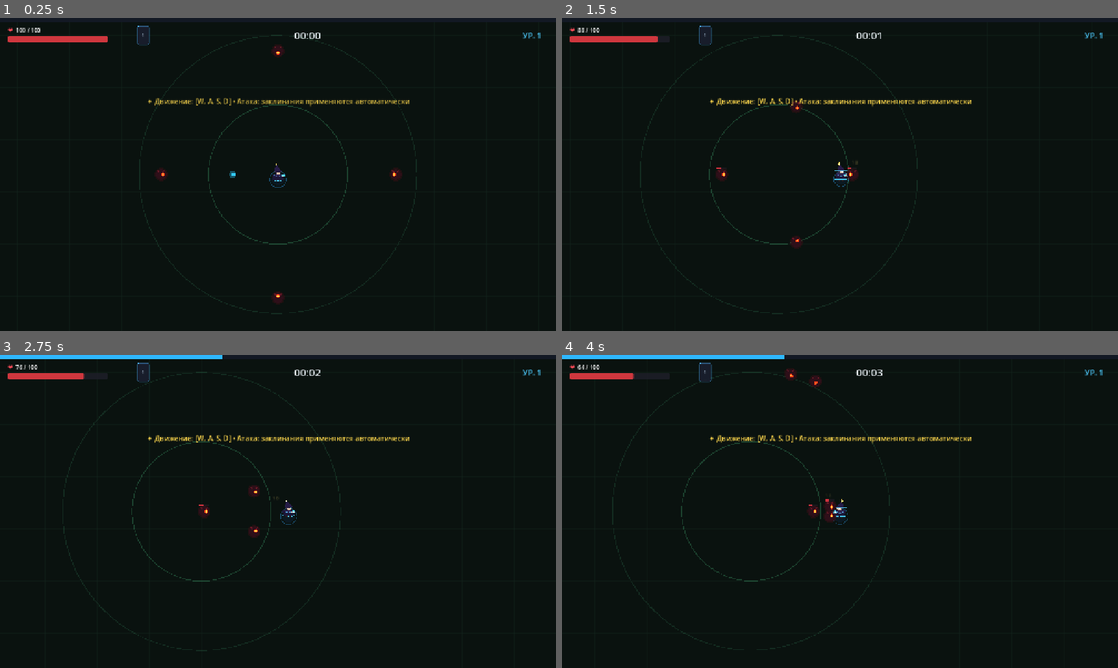
Above: before the commit, frames 1-4 (two rows, left to right).
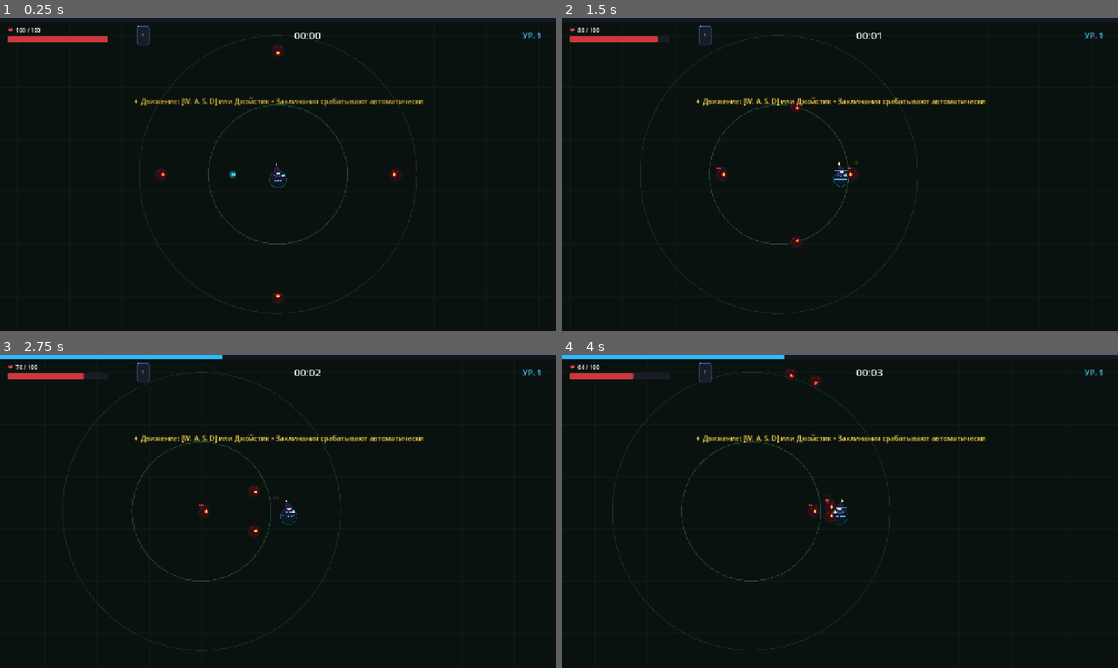
Above: after the commit, the same moments.

Repository: VPodolski/Veymora-Survivors
Game: Godot game, scene res://scenes/main/main.tscn
The game is run twice, just before and just after one commit, with the same random seed, the same clock (stepped at 60 frames per second) and the same inputs. This scene is started directly instead of the project's main scene.
Inputs (mouse positions are in pixels of both pictures, inside the frame that each line leads up to):
- Up to frame 1 (0.25 s): no input
- Up to frame 2 (1.5 s): tap Enter at 0.5 s; move the mouse to (962, 158) at 0.52 s; hold D (move_right) 0.53-1.25 s; click (962, 158) at 0.67 s; drag from (728, 190) to (862, 171) at 1.27 s
- Up to frame 3 (2.75 s): move the mouse to (333, 442) at 2.02 s; hold D (move_right) from 2.03 s (still down)
- Up to frame 4 (4 s): release D (move_right) at 2.75 s; drag from (812, 574) to (817, 492) at 2.77 s; move the mouse to (1006, 558) at 3.52 s; hold A (move_left) from 3.53 s (still down)

The runs differ from the first frame. In frame 1, 0.6% of the frame differs, in the area x 24-77%, y 25-29%; in frame 2, 0.6%; in frame 3, 0.6%; in frame 4, 0.6%.

Commit message:
fix(localization): ensure 100% dictionary parity and eliminate hardcoded UI strings

Diff:
--- a/scripts/game/localization_manager.gd
+++ b/scripts/game/localization_manager.gd
@@ -123,6 +123,52 @@
 		"second_chance_btn_watch": "✦ ВОСКРЕСНУТЬ ЗА ПРОСМОТР",
 		"second_chance_btn_decline": "Завершить забег",
 
+		# Level formats
+		"lvl_format": "Ур. %d",
+		"lvl_prefix": "УР. %d",
+
+		# Synergies
+		"syn_resonance_name": "Чародейский резонанс",
+		"syn_resonance_desc": "Удар арканом по заряженной цели вызывает взрывной резонанс",
+		"syn_frost_shatter_name": "Ледяные осколки",
+		"syn_frost_shatter_desc": "Удар льдом по замедленной цели раскалывает её на осколки",
+		"syn_lightning_chain_name": "Грозовая дуга",
+		"syn_lightning_chain_desc": "Цепной разряд молнии между заряженными целями",
+		"syn_unstable_explosion_name": "Взрыв нестабильности",
+		"syn_unstable_explosion_desc": "Гибель помеченного врага взрывает область вокруг него",
+		"syn_steam_rift_name": "Паровой разлом",
+		"syn_steam_rift_desc": "Огненный урон по замедленной цели образует облако пара",
+		"syn_thermal_conflagration_name": "Термодинамическая перегрузка",
+		"syn_thermal_conflagration_desc": "Огонь по заряженному статикой врагу вызывает детонацию",
+		"syn_soul_harvest_name": "Жатва душ",
+		"syn_soul_harvest_desc": "Поглощение жизненной силы павших врагов",
+		"syn_returning_pierce_name": "Возвратный разлом",
+		"syn_returning_pierce_desc": "Снаряды пронзают врагов и возвращаются к магу",
+
+		# Codex / Archive
+		"codex_sec_spells": "БАЗОВЫЕ ЗАКЛИНАНИЯ (%d/%d)",
+		"codex_sec_evolutions": "ВЫСШИЕ ЭВОЛЮЦИИ (%d/%d)",
+		"codex_sec_synergies": "МАГИЧЕСКИЕ СИНЕРГИИ И РЕАКЦИИ (%d/%d)",
+		"codex_sec_artifacts": "АРТЕФАКТЫ И РЕЛИКВИИ (%d/%d)",
+		"codex_sec_atlas": "АТЛАС РАЗЛОМОВ: ИСПЫТАНИЯ И НАГРАДЫ (%d/%d)",
+		"codex_unknown_spell": "??? Неизведанное заклинание",
+		"codex_unknown_spell_desc": "Используйте свитки и повышайте уровень, чтобы открыть эту школу магии.",
+		"codex_unknown_evo": "??? Скрытая трансмутация",
+		"codex_unknown_evo_desc": "Требуется заклинание 5-го уровня и резонирующий артефакт.",
+		"codex_unknown_syn": "??? Скрытая комбинация стихий",
+		"codex_unknown_syn_desc": "Комбинируйте эффекты разных стихий в бою, чтобы раскрыть резонанс.",
+		"codex_unknown_art": "??? Запечатанный артефакт",
+		"codex_unknown_art_desc": "Побеждайте элитных врагов и находите сокровищницы Разлома.",
+		"codex_badge_evo": "★ ЭВОЛЮЦИЯ ★",
+		"codex_badge_syn": "СИНЕРГИЯ",
+		"codex_badge_art": "АРТЕФАКТ",
+		"codex_badge_done": "[✓ ВЫПОЛНЕНО]",
+		"codex_badge_progress": "[✕ В ПРОЦЕССЕ]",
+		"codex_school_prefix": "[Школа: %s]",
+		"codex_req_prefix": "Условие: %s\n%s",
+		"codex_formula_prefix": "Формула: %s\n%s",
+		"codex_reward_prefix": "%s\nНаграда: %s",
+
 		# Orientation warning
 		"rotate_device_warning": "Пожалуйста, поверните устройство горизонтально для комфортной игры."
 	},
@@ -239,6 +285,52 @@
 		"second_chance_btn_watch": "✦ REVIVE VIA AD",
 		"second_chance_btn_decline": "End Run",
 
+		# Level formats
+		"lvl_format": "Lv. %d",
+		"lvl_prefix": "LV. %d",
+
+		# Synergies
+		"syn_resonance_name": "Arcane Resonance",
+		"syn_resonance_desc": "Arcane strike on charged target creates resonance pulse",
+		"syn_frost_shatter_name": "Frost Shatter",
+		"syn_frost_shatter_desc": "Ice damage to slowed enemy shatters into sharp ice shards",
+		"syn_lightning_chain_name": "Lightning Arc",
+		"syn_lightning_chain_desc": "Chain lightning jumping between charged targets",
+		"syn_unstable_explosion_name": "Unstable Explosion",
+		"syn_unstable_explosion_desc": "Death of marked target triggers area explosion",
+		"syn_steam_rift_name": "Steam Rift",
+		"syn_steam_rift_desc": "Fire damage to slowed enemy spawns damaging steam cloud",
+		"syn_thermal_conflagration_name": "Thermal Conflagration",
+		"syn_thermal_conflagration_desc": "Fire damage to static-charged enemy triggers massive detonation",
+		"syn_soul_harvest_name": "Soul Harvest",
+		"syn_soul_harvest_desc": "Harvesting vitality from fallen enemies",
+		"syn_returning_pierce_name": "Returning Rift",
+		"syn_returning_pierce_desc": "Projectiles pierce enemies and return back to the caster",
+
+		# Codex / Archive
+		"codex_sec_spells": "BASE SPELLS (%d/%d)",
+		"codex_sec_evolutions": "SUPREME EVOLUTIONS (%d/%d)",
+		"codex_sec_synergies": "ELEMENTAL SYNERGIES & REACTIONS (%d/%d)",
+		"codex_sec_artifacts": "ARTIFACTS & RELICS (%d/%d)",
+		"codex_sec_atlas": "RIFT ATLAS: CHALLENGES & REWARDS (%d/%d)",
+		"codex_unknown_spell": "??? Unknown Spell",
+		"codex_unknown_spell_desc": "Level up and discover scrolls to unlock this magical school.",
+		"codex_unknown_evo": "??? Hidden Transmutation",
+		"codex_unknown_evo_desc": "Requires a Lv 5 spell and a resonant artifact.",
+		"codex_unknown_syn": "??? Hidden Synergy",
+		"codex_unknown_syn_desc": "Combine different elemental schools in battle to discover.",
+		"codex_unknown_art": "??? Sealed Artifact",
+		"codex_unknown_art_desc": "Defeat elite foes and discover rift treasure chests.",
+		"codex_badge_evo": "★ EVOLUTION ★",
+		"codex_badge_syn": "SYNERGY",
+		"codex_badge_art": "ARTIFACT",
+		"codex_badge_done": "[✓ COMPLETED]",
+		"codex_badge_progress": "[✕ IN PROGRESS]",
+		"codex_school_prefix": "[School: %s]",
+		"codex_req_prefix": "Requirement: %s\n%s",
+		"codex_formula_prefix": "Formula: %s\n%s",
+		"codex_reward_prefix": "%s\nReward: %s",
+
 		# Orientation warning
 		"rotate_device_warning": "Please rotate your device to landscape mode for optimal gameplay."
 	}
--- a/scripts/ui/archive_dialog.gd
+++ b/scripts/ui/archive_dialog.gd
@@ -6,6 +6,7 @@
 const MetaArchive = preload("res://scripts/game/meta_archive.gd")
 const SaveManager = preload("res://scripts/game/save_manager.gd")
 const InventoryState = preload("res://scripts/items/inventory_state.gd")
+const LocalizationManager = preload("res://scripts/game/localization_manager.gd")
 
 @onready var tab_spells_btn: Button = $Panel/VBox/TabButtons/SpellsTab
 @onready var tab_synergies_btn: Button = $Panel/VBox/TabButtons/SynergiesTab
@@ -105,59 +106,85 @@
 			_render_atlas_tab(archive)
 
 func _render_spells_tab(archive: Dictionary) -> void:
+	var loc = LocalizationManager.instance
 	var spells = archive.get("spells", [])
 	var evolutions = archive.get("evolutions", [])
 
-	_add_section_header("БАЗОВЫЕ ЗАКЛИНАНИЯ (%d/%d)" % [spells.size(), SPELLS_DATA.size()])
+	var sec_spells_fmt = loc.get_text("codex_sec_spells", "БАЗОВЫЕ ЗАКЛИНАНИЯ (%d/%d)") if loc else "БАЗОВЫЕ ЗАКЛИНАНИЯ (%d/%d)"
+	_add_section_header(sec_spells_fmt % [spells.size(), SPELLS_DATA.size()])
 	for s in SPELLS_DATA:
 		var is_known = spells.has(s["id"])
-		var title = s["name"] if is_known else "??? Неизведанное заклинание"
-		var desc = s["desc"] if is_known else "Используйте свитки и повышайте уровень, чтобы открыть эту школу магии."
+		var unk_name = loc.get_text("codex_unknown_spell", "??? Неизведанное заклинание") if loc else "??? Неизведанное заклинание"
+		var unk_desc = loc.get_text("codex_unknown_spell_desc", "Используйте свитки и повышайте уровень, чтобы открыть эту школу магии.") if loc else "Используйте свитки и повышайте уровень, чтобы открыть эту школу магии."
+		var title = s["name"] if is_known else unk_name
+		var desc = s["desc"] if is_known else unk_desc
 		var color = Color(0.3, 0.8, 1.0) if is_known else Color(0.5, 0.5, 0.5)
-		_add_card(title, desc, "[Школа: %s]" % s["school"], color, is_known)
-
-	_add_section_header("ВЫСШИЕ ЭВОЛЮЦИИ (%d/%d)" % [evolutions.size(), EVOLUTIONS_DATA.size()])
+		var school_fmt = loc.get_text("codex_school_prefix", "[Школа: %s]") if loc else "[Школа: %s]"
+		_add_card(title, desc, school_fmt % s["school"], color, is_known)
+
+	var sec_evo_fmt = loc.get_text("codex_sec_evolutions", "ВЫСШИЕ ЭВОЛЮЦИИ (%d/%d)") if loc else "ВЫСШИЕ ЭВОЛЮЦИИ (%d/%d)"
+	_add_section_header(sec_evo_fmt % [evolutions.size(), EVOLUTIONS_DATA.size()])
 	for e in EVOLUTIONS_DATA:
 		var is_known = evolutions.has(e["id"])
-		var title = e["name"] if is_known else "??? Скрытая трансмутация"
-		var desc = ("Условие: %s\n%s" % [e["req"], e["desc"]]) if is_known else "Требуется заклинание 5-го уровня и резонирующий артефакт."
+		var unk_name = loc.get_text("codex_unknown_evo", "??? Скрытая трансмутация") if loc else "??? Скрытая трансмутация"
+		var unk_desc = loc.get_text("codex_unknown_evo_desc", "Требуется заклинание 5-го уровня и резонирующий артефакт.") if loc else "Требуется заклинание 5-го уровня и резонирующий артефакт."
+		var title = e["name"] if is_known else unk_name
+		var req_fmt = loc.get_text("codex_req_prefix", "Условие: %s\n%s") if loc else "Условие: %s\n%s"
+		var desc = (req_fmt % [e["req"], e["desc"]]) if is_known else unk_desc
 		var color = Color(1.0, 0.85, 0.3) if is_known else Color(0.5, 0.5, 0.5)
-		_add_card(title, desc, "★ ЭВОЛЮЦИЯ ★", color, is_known)
+		var evo_badge = loc.get_text("codex_badge_evo", "★ ЭВОЛЮЦИЯ ★") if loc else "★ ЭВОЛЮЦИЯ ★"
+		_add_card(title, desc, evo_badge, color, is_known)
 
 func _render_synergies_tab(archive: Dictionary) -> void:
+	var loc = LocalizationManager.instance
 	var discovered = archive.get("synergies", [])
-	_add_section_header("МАГИЧЕСКИЕ СИНЕРГИИ И РЕАКЦИИ (%d/%d)" % [discovered.size(), SYNERGIES_DATA.size()])
+	var sec_syn_fmt = loc.get_text("codex_sec_synergies", "МАГИЧЕСКИЕ СИНЕРГИИ И РЕАКЦИИ (%d/%d)") if loc else "МАГИЧЕСКИЕ СИНЕРГИИ И РЕАКЦИИ (%d/%d)"
+	_add_section_header(sec_syn_fmt % [discovered.size(), SYNERGIES_DATA.size()])
 
 	for syn in SYNERGIES_DATA:
 		var is_known = discovered.has(syn["id"]) or discovered.has(syn["name"])
-		var title = syn["name"] if is_known else "??? Скрытая комбинация стихий"
-		var desc = ("Формула: %s\n%s" % [syn["formula"], syn["desc"]]) if is_known else "Комбинируйте эффекты разных стихий в бою, чтобы раскрыть резонанс."
+		var unk_name = loc.get_text("codex_unknown_syn", "??? Скрытая комбинация стихий") if loc else "??? Скрытая комбинация стихий"
+		var unk_desc = loc.get_text("codex_unknown_syn_desc", "Комбинируйте эффекты разных стихий в бою, чтобы раскрыть резонанс.") if loc else "Комбинируйте эффекты разных стихий в бою, чтобы раскрыть резонанс."
+		var title = syn["name"] if is_known else unk_name
+		var formula_fmt = loc.get_text("codex_formula_prefix", "Формула: %s\n%s") if loc else "Формула: %s\n%s"
+		var desc = (formula_fmt % [syn["formula"], syn["desc"]]) if is_known else unk_desc
 		var color = Color(0.85, 0.45, 1.0) if is_known else Color(0.5, 0.5, 0.5)
-		_add_card(title, desc, "СИНЕРГИЯ", color, is_known)
+		var syn_badge = loc.get_text("codex_badge_syn", "СИНЕРГИЯ") if loc else "СИНЕРГИЯ"
+		_add_card(title, desc, syn_badge, color, is_known)
 
 func _render_artifacts_tab(archive: Dictionary) -> void:
+	var loc = LocalizationManager.instance
 	var discovered = archive.get("artifacts", [])
 	var all_arts = InventoryState.ALL_ARTIFACTS
-	_add_section_header("АРТЕФАКТЫ И РЕЛИКВИИ (%d/%d)" % [discovered.size(), all_arts.size()])
+	var sec_art_fmt = loc.get_text("codex_sec_artifacts", "АРТЕФАКТЫ И РЕЛИКВИИ (%d/%d)") if loc else "АРТЕФАКТЫ И РЕЛИКВИИ (%d/%d)"
+	_add_section_header(sec_art_fmt % [discovered.size(), all_arts.size()])
 
 	for art_id in all_arts.keys():
 		var art = all_arts[art_id]
 		var is_known = discovered.has(art_id)
-		var title = art["name"] if is_known else "??? Запечатанный артефакт"
-		var desc = art["desc"] if is_known else "Побеждайте элитных врагов и находите сокровищницы Разлома."
+		var unk_name = loc.get_text("codex_unknown_art", "??? Запечатанный артефакт") if loc else "??? Запечатанный артефакт"
+		var unk_desc = loc.get_text("codex_unknown_art_desc", "Побеждайте элитных врагов и находите сокровищницы Разлома.") if loc else "Побеждайте элитных врагов и находите сокровищницы Разлома."
+		var title = art["name"] if is_known else unk_name
+		var desc = art["desc"] if is_known else unk_desc
 		var color = art["color"] if is_known else Color(0.5, 0.5, 0.5)
-		var badge = art.get("rarity", "АРТЕФАКТ") if is_known else "АРТЕФАКТ"
+		var art_badge = loc.get_text("codex_badge_art", "АРТЕФАКТ") if loc else "АРТЕФАКТ"
+		var badge = art.get("rarity", art_badge) if is_known else art_badge
 		_add_card(title, desc, badge, color, is_known)
 
 func _render_atlas_tab(archive: Dictionary) -> void:
+	var loc = LocalizationManager.instance
 	var completed = archive.get("completed_goals", [])
-	_add_section_header("АТЛАС РАЗЛОМОВ: ИСПЫТАНИЯ И НАГРАДЫ (%d/%d)" % [completed.size(), MetaArchive.ATLAS_GOALS.size()])
+	var sec_atlas_fmt = loc.get_text("codex_sec_atlas", "АТЛАС РАЗЛОМОВ: ИСПЫТАНИЯ И НАГРАДЫ (%d/%d)") if loc else "АТЛАС РАЗЛОМОВ: ИСПЫТАНИЯ И НАГРАДЫ (%d/%d)"
+	_add_section_header(sec_atlas_fmt % [completed.size(), MetaArchive.ATLAS_GOALS.size()])
 
 	for goal in MetaArchive.ATLAS_GOALS:
 		var is_done = completed.has(goal["id"])
-		var badge = "[✓ ВЫПОЛНЕНО]" if is_done else "[✕ В ПРОЦЕССЕ]"
+		var done_badge = loc.get_text("codex_badge_done", "[✓ ВЫПОЛНЕНО]") if loc else "[✓ ВЫПОЛНЕНО]"
+		var prog_badge = loc.get_text("codex_badge_progress", "[✕ В ПРОЦЕССЕ]") if loc else "[✕ В ПРОЦЕССЕ]"
+		var badge = done_badge if is_done else prog_badge
 		var color = Color(1.0, 0.85, 0.2) if is_done else Color(0.7, 0.7, 0.7)
-		var desc = "%s\nНаграда: %s" % [goal["desc"], goal["reward"]]
+		var reward_fmt = loc.get_text("codex_reward_prefix", "%s\nНаграда: %s") if loc else "%s\nНаграда: %s"
+		var desc = reward_fmt % [goal["desc"], goal["reward"]]
 		_add_card(goal["title"], desc, badge, color, true)
 
 func _add_section_header(text: String) -> void:
--- a/scripts/ui/hud_controller.gd
+++ b/scripts/ui/hud_controller.gd
@@ -148,7 +148,8 @@
 func _show_starter_tutorial() -> void:
 	SaveManager.set_setting("tutorial_completed", true)
 	if toast_label:
-		toast_label.text = "✦ Движение: [W, A, S, D] • Атака: заклинания применяются автоматически"
+		var loc = LocalizationManager.instance
+		toast_label.text = loc.get_text("starter_tutorial", "✦ Движение: [W, A, S, D] или Джойстик • Заклинания срабатывают автоматически") if loc else "✦ Движение: [W, A, S, D] • Атака: заклинания применяются автоматически"
 		var tween = create_tween()
 		tween.tween_property(toast_label, "modulate:a", 1.0, 0.3)
 		tween.tween_interval(4.5)
@@ -233,8 +234,15 @@
 
 func _update_fx_button_label() -> void:
 	if fx_intensity_btn:
+		var loc = LocalizationManager.instance
 		var is_standard = CombatEffects.fx_intensity == "standard"
-		fx_intensity_btn.text = "Эффекты: Стандартные" if is_standard else "Эффекты: Сниженные"
+		if loc:
+			fx_intensity_btn.text = "%s %s" % [
+				loc.get_text("settings_fx", "Визуальные эффекты:"),
+				loc.get_text("settings_fx_full", "Стандартные") if is_standard else loc.get_text("settings_fx_reduced", "Сниженные")
+			]
+		else:
+			fx_intensity_btn.text = "Эффекты: Стандартные" if is_standard else "Эффекты: Сниженные"
 
 func _on_fx_intensity_toggle() -> void:
 	var next_mode = "reduced" if CombatEffects.fx_intensity == "standard" else "standard"
@@ -363,7 +371,9 @@
 	if run_stats:
 		run_stats.level_reached = new_level
 	if level_label:
-		level_label.text = "УР. %d" % new_level
+		var loc = LocalizationManager.instance
+		var pref = loc.get_text("lvl_prefix", "УР. %d") if loc else "УР. %d"
+		level_label.text = pref % new_level
 
 func show_level_up(player: PlayerController, new_level: int) -> void:
 	update_level(new_level)
@@ -410,7 +420,9 @@
 		lbl.add_theme_font_size_override("font_size", 11)
 		lbl.add_theme_color_override("font_color", Color(1.0, 0.9, 0.4) if is_evo else Color(0.8, 0.9, 1.0))
 		chip.add_child(lbl)
-		chip.tooltip_text = "%s (Ур. %d)" % [ability.ability_name, ability.current_level]
+		var loc = LocalizationManager.instance
+		var lvl_fmt = loc.get_text("lvl_format", "Ур. %d") if loc else "Ур. %d"
+		chip.tooltip_text = "%s (%s)" % [ability.ability_name, lvl_fmt % ability.current_level]
 		spells_container.add_child(chip)
 
 func add_artifact_icon(item: ItemDefinition) -> void:
@@ -464,7 +476,9 @@
 	if AudioManager.instance:
 		AudioManager.instance.play_chest()
 	if toast_label:
-		toast_label.text = "Получено: [%s]" % reward_name
+		var loc = LocalizationManager.instance
+		var toast_fmt = loc.get_text("toast_acquired", "Получено: [%s]") if loc else "Получено: [%s]"
+		toast_label.text = toast_fmt % reward_name
 		var tween = create_tween()
 		tween.tween_property(toast_label, "modulate:a", 1.0, 0.2)
 		tween.tween_interval(2.2)
--- a/scripts/ui/results_screen.gd
+++ b/scripts/ui/results_screen.gd
@@ -90,10 +90,20 @@
 	# Synergies Panel
 	_populate_synergies(run_data)
 
+func get_synergy_name(syn_id: String) -> String:
+	var loc = LocalizationManager.instance
+	if loc:
+		var key = "syn_" + syn_id + "_name"
+		var val = loc.get_text(key, "")
+		if not val.is_empty():
+			return val
+	return syn_id
+
 func _populate_metrics(data: RunStats) -> void:
 	if not stats_grid:
 		return
 
+	var loc = LocalizationManager.instance
 	for child in stats_grid.get_children():
 		stats_grid.remove_child(child)
 		child.queue_free()
@@ -102,16 +112,17 @@
 	var m = sec / 60
 	var s = sec % 60
 	var time_str = "%02d:%02d" % [m, s]
+	var lvl_fmt = loc.get_text("lvl_format", "Ур. %d") if loc else "Ур. %d"
 
 	var metrics = [
-		{"label": "Время выживания:", "value": time_str, "color": Color(0.4, 0.8, 1.0)},
-		{"label": "Достигнутый уровень:", "value": "Ур. %d" % data.level_reached, "color": Color(1.0, 0.9, 0.4)},
-		{"label": "Уничтожено теней:", "value": "%d" % data.total_kills, "color": Color(0.9, 0.9, 0.9)},
-		{"label": "Элитные монстры:", "value": "%d" % data.elite_kills, "color": Color(1.0, 0.6, 0.2)},
-		{"label": "Повержено боссов:", "value": "%d" % data.boss_kills, "color": Color(1.0, 0.3, 0.5)},
-		{"label": "Общий нанесённый урон:", "value": "%d" % int(data.damage_dealt), "color": Color(0.95, 0.7, 1.0)},
-		{"label": "Собрано маны (XP):", "value": "%d XP" % int(data.experience_gained), "color": Color(0.4, 1.0, 0.7)},
-		{"label": "Артефакты в сумке:", "value": "%d" % data.artifacts_collected, "color": Color(0.5, 0.85, 1.0)}
+		{"label": loc.get_text("metric_time", "Время выживания:") if loc else "Время выживания:", "value": time_str, "color": Color(0.4, 0.8, 1.0)},
+		{"label": loc.get_text("metric_lvl", "Достигнутый уровень:") if loc else "Достигнутый уровень:", "value": lvl_fmt % data.level_reached, "color": Color(1.0, 0.9, 0.4)},
+		{"label": loc.get_text("metric_kills", "Уничтожено теней:") if loc else "Уничтожено теней:", "value": "%d" % data.total_kills, "color": Color(0.9, 0.9, 0.9)},
+		{"label": loc.get_text("metric_elites", "Элитные монстры:") if loc else "Элитные монстры:", "value": "%d" % data.elite_kills, "color": Color(1.0, 0.6, 0.2)},
+		{"label": loc.get_text("metric_bosses", "Повержено боссов:") if loc else "Повержено боссов:", "value": "%d" % data.boss_kills, "color": Color(1.0, 0.3, 0.5)},
+		{"label": loc.get_text("metric_damage", "Общий нанесённый урон:") if loc else "Общий нанесённый урон:", "value": "%d" % int(data.damage_dealt), "color": Color(0.95, 0.7, 1.0)},
+		{"label": loc.get_text("metric_xp", "Собрано маны (XP):") if loc else "Собрано маны (XP):", "value": "%d XP" % int(data.experience_gained), "color": Color(0.4, 1.0, 0.7)},
+		{"label": loc.get_text("metric_artifacts", "Артефакты в сумке:") if loc else "Артефакты в сумке:", "value": "%d" % data.artifacts_collected, "color": Color(0.5, 0.85, 1.0)}
 	]
 
 	for item in metrics:
@@ -131,6 +142,7 @@
 	if not synergy_headline_label or not synergy_cards_container:
 		return
 
+	var loc = LocalizationManager.instance
 	for child in synergy_cards_container.get_children():
 		synergy_cards_container.remove_child(child)
 		child.queue_free()
@@ -138,15 +150,17 @@
 	var most_effective = data.get_most_effective_synergy()
 	var ratio = data.get_synergy_damage_ratio() * 100.0
 
-	var headline = "✦ Вклад синергий в общий урон: %d%%" % int(ratio)
+	var headline_fmt = loc.get_text("synergy_share", "✦ Вклад синергий в общий урон: %d%%") if loc else "✦ Вклад синергий в общий урон: %d%%"
+	var headline = headline_fmt % int(ratio)
 	if most_effective != "—":
-		var display_best = SYNERGY_NAMES.get(most_effective, most_effective)
-		headline += "   |   Ключевая синергия: %s" % display_best
+		var star_fmt = loc.get_text("synergy_star", "   |   Ключевая синергия: %s") if loc else "   |   Ключевая синергия: %s"
+		var display_best = get_synergy_name(most_effective)
+		headline += star_fmt % display_best
 	synergy_headline_label.text = headline
 
 	if data.synergy_counts.is_empty():
 		var empty_lbl = Label.new()
-		empty_lbl.text = "В этом забеге магические реакции не был …(85 unchanged characters)…
+		empty_lbl.text = loc.get_text("synergy_empty", "В этом забеге магические реакции не были активированы.\nКомбинируйте школы магии для активации мощных стихийных резонансов!") if loc else "В этом забеге магические реакции не был …(85 unchanged characters)…
 		empty_lbl.add_theme_font_size_override("font_size", 12)
 		empty_lbl.add_theme_color_override("font_color", Color(0.55, 0.6, 0.7))
 		synergy_cards_container.add_child(empty_lbl)
@@ -155,13 +169,14 @@
 	for syn_id in data.synergy_counts.keys():
 		var count = data.synergy_counts[syn_id]
 		var dmg = data.synergy_damage.get(syn_id, 0.0)
-		var display_name = SYNERGY_NAMES.get(syn_id, syn_id)
+		var display_name = get_synergy_name(syn_id)
 		var is_star = (syn_id == most_effective)
 
 		var card = _create_synergy_card(display_name, count, dmg, is_star)
 		synergy_cards_container.add_child(card)
 
 func _create_synergy_card(title: String, count: int, dmg: float, is_star: bool) -> Control:
+	var loc = LocalizationManager.instance
 	var panel = PanelContainer.new()
 	panel.custom_minimum_size = Vector2(175, 95)
 
@@ -184,13 +199,15 @@
 	vbox.add_child(name_lbl)
 
 	var count_lbl = Label.new()
-	count_lbl.text = "Активаций: %d" % count
+	var act_fmt = loc.get_text("synergy_activations", "Активаций: %d") if loc else "Активаций: %d"
+	count_lbl.text = act_fmt % count
 	count_lbl.add_theme_font_size_override("font_size", 11)
 	count_lbl.add_theme_color_override("font_color", Color(0.75, 0.8, 0.9))
 	vbox.add_child(count_lbl)
 
 	var dmg_lbl = Label.new()
-	dmg_lbl.text = "Урон: %d" % int(dmg)
+	var dmg_fmt = loc.get_text("synergy_dmg", "Урон: %d") if loc else "Урон: %d"
+	dmg_lbl.text = dmg_fmt % int(dmg)
 	dmg_lbl.add_theme_font_size_override("font_size", 11)
 	dmg_lbl.add_theme_color_override("font_color", Color(0.9, 0.65, 1.0))
 	vbox.add_child(dmg_lbl)
--- a/tests/test_yandex_integration.gd
+++ b/tests/test_yandex_integration.gd
@@ -265,6 +265,19 @@
 	# Fallback for unknown key
 	assert(loc.get_text("non_existent_key_xyz", "DefaultVal") == "DefaultVal", "Fallback returned for unknown key")
 
+	# Verify complete key parity between RU and EN dictionaries with no missing/empty strings
+	var ru_keys = LocalizationManager.STRINGS["ru"].keys()
+	var en_keys = LocalizationManager.STRINGS["en"].keys()
+	ru_keys.sort()
+	en_keys.sort()
+	assert(ru_keys.size() == en_keys.size(), "RU and EN dictionaries must have identical key count! RU: %d vs EN: %d" % [ru_keys.size(), en_keys.size()])
+	for k in ru_keys:
+		assert(LocalizationManager.STRINGS["en"].has(k), "Missing EN key for: " + k)
+		assert(!str(LocalizationManager.STRINGS["ru"][k]).is_empty(), "Empty RU value for key: " + k)
+		assert(!str(LocalizationManager.STRINGS["en"][k]).is_empty(), "Empty EN value for key: " + k)
+	for k in en_keys:
+		assert(LocalizationManager.STRINGS["ru"].has(k), "Missing RU key for: " + k)
+
 	# Restore RU
 	loc.set_language("ru")
 	loc.queue_free()
